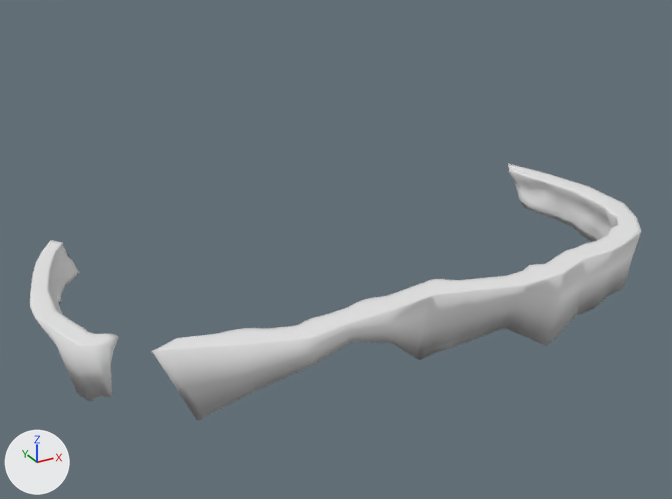
A saved change to the Blender file Assets/models/cave/room02/room02f.blend.
Camera for both pictures: a camera (50 mm lens) standing at (-232.2, -191.1, 15.6) and looking at (-190.0, -114.3, -22.8). Lighting does not change. The marker at lower left points along +X, +Y and +Z. Mesh edges are drawn as thin lines on the coarser meshes.

Objects in the first picture: '02a.004_ledge.000', '02a.004_ledge.001'.
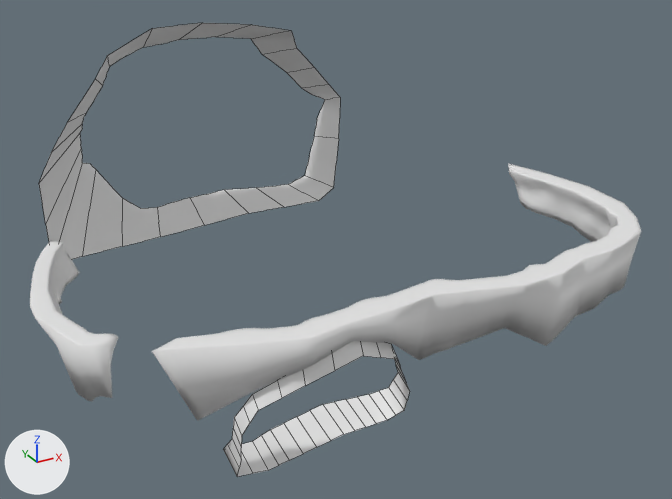
Boxes [x1, y1, x2, y2] around the edits, measured in the pictures (672 x 499 px):
'02a.005_room02g_coupling', added
    after: [39, 23, 340, 260]
'02a.006_room02h_coupling', added
    after: [223, 341, 410, 477]

Edits to the bpy script that builds the scene:
```text
Add me_cylinder_001:
    me_cylinder_001.from_pydata(...)  # 168 vertices, 24 faces; spans x -216.4..-179.7, y -104.3..-88.7, z -24.7..-1.1
    me_cylinder_001.polygons.foreach_set('use_smooth', [True] * 24)
Add me_cylinder_005:
    me_cylinder_005.from_pydata(...)  # 64 vertices, 32 faces; spans x -208.7..-192.2, y -133.7..-126.2, z -33.9..-21.9
    me_cylinder_005.polygons.foreach_set('use_smooth', [True] * 32)
Add ob_02a_005_room02g_coupling:
    ob_02a_005_room02g_coupling = bpy.data.objects.new('02a.005_room02g_coupling', me_cylinder_001)
    ob_02a_005_room02g_coupling.location = (0.0, -0.31, 0.0)
Add ob_02a_006_room02h_coupling:
    ob_02a_006_room02h_coupling = bpy.data.objects.new('02a.006_room02h_coupling', me_cylinder_005)
    ob_02a_006_room02h_coupling.location = (0.0, 0.14, 0.0)
```
